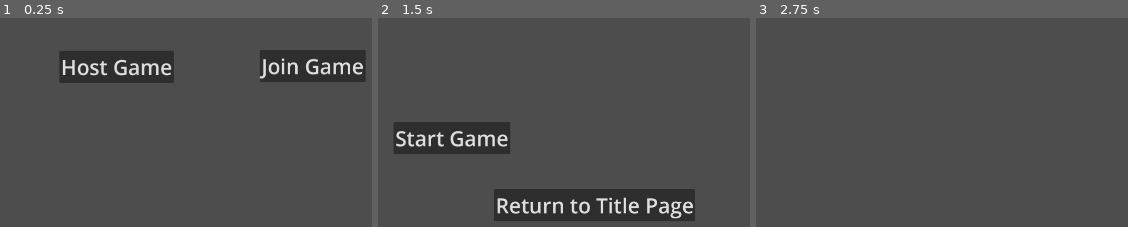
Above: before the commit, frames 1-3 (left to right).
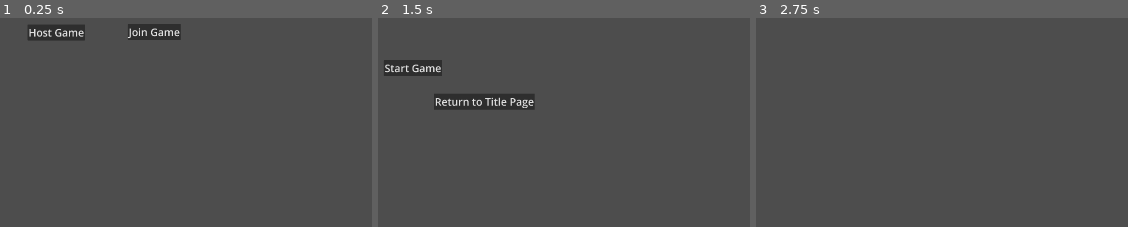
Above: after the commit, the same moments.

Repository: JueSung/Spaceteams2
Game: Godot game, scene res://main.tscn
Same seed, same stepped clock (60 frames per second), same inputs: the game is played once before the commit and once after it.
Inputs (mouse positions are in pixels of both pictures, inside the frame that each line leads up to):
- Up to frame 1 (0.25 s): no input
- Up to frame 2 (1.5 s): tap Enter at 0.5 s; move the mouse to (outside the picture) at 0.52 s; press the mouse at (outside the picture) at 0.53 s; hold Right (right) 0.53-1.25 s; release the mouse at (outside the picture) at 1.25 s; click "Host Game" at 1.25 s
- Up to frame 3 (2.75 s): click "Start Game" at 2 s

The runs differ from the first frame. In frame 1, 11% of the frame differs, in the area x 7-99%, y 2-32%; in frame 2, 15%, in the area x 1-86%, y 20-98%; in frame 3, nothing differs.

Commit message:
finished map1 walls

Diff:
--- a/map.gd
+++ b/map.gd
@@ -8,8 +8,8 @@
 
 func _ready():
 	#unit = 200
-	var u = 200
-	var t = 50 #wall thickness
+	var u = 400
+	var t = 100#wall thickness
 
 	#Main Area
 	#Q1 right
@@ -204,7 +204,233 @@
 	instance.setUp(Vector2(t, 3 * u), Vector2(4 * u - 0.5 * t, -8.5 * u), 0)
 	add_child(instance)
 
-
+	#Yellow
+	#1
+	instance = SS.instantiate()
+	instance.setUp(Vector2(3 * u, t), Vector2(4.5 * u, 1 * u + 0.5 * t), 0)
+	add_child(instance)
+	#2
+	instance = SS.instantiate()
+	instance.setUp(Vector2(3 * u, t), Vector2(4.5 * u, -0.5 * t), 0)
+	add_child(instance)
+	#3
+	instance = SS.instantiate()
+	instance.setUp(Vector2(t, 3 * u), Vector2(6 * u - 0.5 * t, -1.5 * u), 0)
+	add_child(instance)
+	#4
+	instance = SS.instantiate()
+	instance.setUp(Vector2(2 * u, t), Vector2(7 * u, -3 * u - 0.5 * t), 0)
+	add_child(instance)
+	#5
+	instance = SS.instantiate()
+	instance.setUp(Vector2(t, 3 * u), Vector2(8 * u - 0.5 * t, -4.5 * u), 0)
+	add_child(instance)
+	#6
+	instance = SS.instantiate()
+	instance.setUp(Vector2(t, 4 * u), Vector2(9 * u + 0.5 * t, -5 * u), 0)
+	add_child(instance)
+	#7
+	instance = SS.instantiate()
+	instance.setUp(Vector2(2 * u, t), Vector2(10 * u, -3 * u - 0.5 * t), 0)
+	add_child(instance)
+	#8
+	instance = SS.instantiate()
+	instance.setUp(Vector2(t, 2 * u), Vector2(11 * u - 0.5 * t, -4 * u), 0)
+	add_child(instance)
+	#9
+	instance = SS.instantiate()
+	instance.setUp(Vector2(3 * u, t), Vector2(12.5 * u, -5 * u - 0.5 * t), 0)
+	add_child(instance)
+	#10
+	instance = SS.instantiate()
+	instance.setUp(Vector2(t, 2 * u), Vector2(14 * u + 0.5 * t, -4 * u), 0)
+	add_child(instance)
+	#11
+	instance = SS.instantiate()
+	instance.setUp(Vector2(u, t), Vector2(14.5 * u, -3 * u - 0.5 * t), 0)
+	add_child(instance)
+	#12
+	instance = SS.instantiate()
+	instance.setUp(Vector2(t, 2 * u), Vector2(15 * u + 0.5 * t, -2 * u), 0)
+	add_child(instance)
+	#13
+	instance = SS.instantiate()
+	instance.setUp(Vector2(u, t), Vector2(15.5 * u, -1 * u - 0.5 * t), 0)
+	add_child(instance)
+	#14
+	instance = SS.instantiate()
+	instance.setUp(Vector2(t, 3 * u), Vector2(16 * u + 0.5 * t, 0.5 * u), 0)
+	add_child(instance)
+	#15
+	instance = SS.instantiate()
+	instance.setUp(Vector2(2 * u, t), Vector2(15 * u, 2 * u + 0.5 * t), 0)
+	add_child(instance)
+	#16
+	instance = SS.instantiate()
+	instance.setUp(Vector2(t, 4 * u), Vector2(14 * u - 0.5 * t, 4 * u), 0)
+	add_child(instance)
+	#17
+	instance = SS.instantiate()
+	instance.setUp(Vector2(t, 3 * u), Vector2(13 * u - 0.5 * t, 3.5 * u), 0)
+	add_child(instance)
+	#18
+	instance = SS.instantiate()
+	instance.setUp(Vector2(7 * u, t), Vector2(9.5 * u, 2 * u + 0.5 * t), 0)
+	add_child(instance)
+	#19
+	instance = SS.instantiate()
+	instance.setUp(Vector2(t, u), Vector2(6 * u - 0.5 * t, 1.5 * u), 0)
+	add_child(instance)
+	#20
+	instance = SS.instantiate()
+	instance.setUp(Vector2(t, 2 * u), Vector2(8 * u + 0.5 * t, -1 * u), 0)
+	add_child(instance)
+	#21
+	instance = SS.instantiate()
+	instance.setUp(Vector2(6 * u, t), Vector2(11 * u, -2 * u + 0.5 * t), 0)
+	add_child(instance)
+	#22
+	instance = SS.instantiate()
+	instance.setUp(Vector2(t, u), Vector2(14 * u - 0.5 * t, -1.5 * u), 0)
+	add_child(instance)
+	#23
+	instance = SS.instantiate()
+	instance.setUp(Vector2(u, t), Vector2(13.5 * u, -1 * u - 0.5 * t), 0)
+	add_child(instance)
+	#24
+	instance = SS.instantiate()
+	instance.setUp(Vector2(t, 2 * u), Vector2(13 * u - 0.5 * t, 0), 0)
+	add_child(instance)
+	#25
+	instance = SS.instantiate()
+	instance.setUp(Vector2(2 * u, t), Vector2(12 * u, 1 * u - 0.5 * t), 0)
+	add_child(instance)
+	#26
+	instance = SS.instantiate()
+	instance.setUp(Vector2(t, u), Vector2(11 * u + 0.5 * t, 0.5 * u), 0)
+	add_child(instance)
+	#27
+	instance = SS.instantiate()
+	instance.setUp(Vector2(3 * u, t), Vector2(9.5 * u, 0.5 * t), 0)
+	add_child(instance)
+
+	#Green
+	#1
+	instance = SS.instantiate()
+	instance.setUp(Vector2(t, 3 * u), Vector2(-0.5 * t, 4.5 * u), 0)
+	add_child(instance)
+	#2
+	instance = SS.instantiate()
+	instance.setUp(Vector2(t, 3 * u), Vector2(u + 0.5 * t, 4.5 * u), 0)
+	add_child(instance)
+	#3
+	instance = SS.instantiate()
+	instance.setUp(Vector2(3 * u, t), Vector2(2.5 * u, 6 * u - 0.5 * t), 0)
+	add_child(instance)
+	#4
+	instance = SS.instantiate()
+	instance.setUp(Vector2(t, u), Vector2(4 * u - 0.5 * t, 5.5 * u), 0)
+	add_child(instance)
+	#5
+	instance = SS.instantiate()
+	instance.setUp(Vector2(9 * u, t), Vector2(8.5 * u, 5 * u - 0.5 * t), 0)
+	add_child(instance)
+	#6
+	instance = SS.instantiate()
+	instance.setUp(Vector2(7 * u, t), Vector2(10.5 * u, 6 * u + 0.5 * t), 0)
+	add_child(instance)
+	#7
+	instance = SS.instantiate()
+	instance.setUp(Vector2(t, 2 * u), Vector2(7 * u + 0.5 * t,7 * u), 0)
+	add_child(instance)
+	#8
+	instance = SS.instantiate()
+	instance.setUp(Vector2(2 * u, t), Vector2(6 * u, 8 * u + 0.5 * t), 0)
+	add_child(instance)
+	#9
+	instance = SS.instantiate()
+	instance.setUp(Vector2(t, 2 * u), Vector2(5 * u + 0.5 * t, 9 * u), 0)
+	add_child(instance)
+	#10
+	instance = SS.instantiate()
+	instance.setUp(Vector2(u ,t), Vector2(5.5 * u, 10 * u - 0.5 * t), 0)
+	add_child(instance)
+	#11
+	instance = SS.instantiate()
+	instance.setUp(Vector2(t, 3 * u), Vector2(6 * u + 0.5 * t, 11.5 * u), 0)
+	add_child(instance)
+	#12
+	instance = SS.instantiate()
+	instance.setUp(Vector2(3 * u, t), Vector2(4.5 * u, 13 * u + 0.5 * t), 0)
+	add_child(instance)
+	#13
+	instance = SS.instantiate()
+	instance.setUp(Vector2(t, u), Vector2(3 * u - 0.5 * t, 12.5 * u), 0)
+	add_child(instance)
+	#14
+	instance = SS.instantiate()
+	instance.setUp(Vector2(4 * u, t), Vector2(u, 12 * u + 0.5 * t), 0)
+	add_child(instance)
+	#15
+	instance = SS.instantiate()
+	instance.setUp(Vector2(t, 3 * u), Vector2(-1 * u - 0.5 * t, 10.5 * u), 0)
+	add_child(instance)
+	#16
+	instance = SS.instantiate()
+	instance.setUp(Vector2(2 * u, t), Vector2(-2 * u, 9 * u + 0.5 * t), 0)
+	add_child(instance)
+	#17
+	instance = SS.instantiate()
+	instance.setUp(Vector2(t, 4 * u), Vector2(-3 * u - 0.5 * t, 7 * u), 0)
+	add_child(instance)
+	#18
+	instance = SS.instantiate()
+	instance.setUp(Vector2(6 * u, t), Vector2(-6 * u, 5 * u + 0.5 * t), 0)
+	add_child(instance)
+	#19
+	instance = SS.instantiate()
+	instance.setUp(Vector2(6 * u, t), Vector2(-5 * u, 4 * u - 0.5 * t), 0)
+	add_child(instance)
+	#20
+	instance = SS.instantiate()
+	instance.setUp(Vector2(t, 2 * u), Vector2(-2 * u + 0.5 * t, 5 * u), 0)
+	add_child(instance)
+	#21
+	instance = SS.instantiate()
+	instance.setUp(Vector2(2 * u, t), Vector2(-1 * u, 6 * u - 0.5 * t), 0)
+	add_child(instance)
+	#22
+	instance = SS.instantiate()
+	instance.setUp(Vector2(3 * u, t), Vector2(2.5 * u, 7 * u + 0.5 * t), 0)
+	add_child(instance)
+	#23
+	instance = SS.instantiate()
+	instance.setUp(Vector2(t, 3 * u), Vector2(4 * u - 0.5 * t, 8.5 * u), 0)
+	add_child(instance)
+	#24
+	instance = SS.instantiate()
+	instance.setUp(Vector2(u, t), Vector2(3.5 * u, 10 * u - 0.5 * t), 0)
+	add_child(instance)
+	#25
+	instance = SS.instantiate()
+	instance.setUp(Vector2(t, u), Vector2(3 * u - 0.5 * t, 10.5 * u), 0)
+	add_child(instance)
+	#26
+	instance = SS.instantiate()
+	instance.setUp(Vector2(3 * u, t), Vector2(1.5 * u, 11 * u - 0.5 * t), 0)
+	add_child(instance)
+	#27
+	instance = SS.instantiate()
+	instance.setUp(Vector2(t, 2 * u), Vector2(0.5 * t, 10 * u), 0)
+	add_child(instance)
+	#28
+	instance = SS.instantiate()
+	instance.setUp(Vector2(u, t), Vector2(0.5 * u, 9 * u + 0.5 * t), 0)
+	add_child(instance)
+	#29
+	instance = SS.instantiate()
+	instance.setUp(Vector2(t, 2 * u), Vector2(u + 0.5 * t, 8 * u), 0)
+	add_child(instance)
 
 
 	#create all map elements
--- a/player.gd
+++ b/player.gd
@@ -3,7 +3,7 @@
 
 var my_ID
 
-const SPEED = 420 * 3
+const SPEED = 840 * 3
 
 #user input info ---------
 var left = false
@@ -39,7 +39,7 @@
 
 
 func _process(delta):
-	print(global_position)
+
 
 
 	#left, right
--- a/player.tscn
+++ b/player.tscn
@@ -3,9 +3,10 @@
 [ext_resource type="Script" uid="uid://bxtt7ikdfd36t" path="res://player.gd" id="1_4flbx"]
 
 [sub_resource type="RectangleShape2D" id="RectangleShape2D_sh265"]
+size = Vector2(40, 40)
 
 [sub_resource type="CircleShape2D" id="CircleShape2D_4flbx"]
-radius = 50.0
+radius = 70.71
 
 [node name="Player" type="CharacterBody2D"]
 collision_mask = 2
@@ -16,7 +17,7 @@
 shape = SubResource("RectangleShape2D_sh265")
 
 [node name="Camera2D" type="Camera2D" parent="."]
-zoom = Vector2(0.5, 0.5)
+zoom = Vector2(1.5, 1.5)
 
 [node name="InteractableArea" type="Area2D" parent="."]
 collision_layer = 4
--- a/project.godot
+++ b/project.godot
@@ -17,8 +17,8 @@
 
 [display]
 
-window/size/viewport_width=1920
-window/size/viewport_height=1080
+window/size/viewport_width=3840
+window/size/viewport_height=2160
 window/stretch/mode="viewport"
 
 [input]
